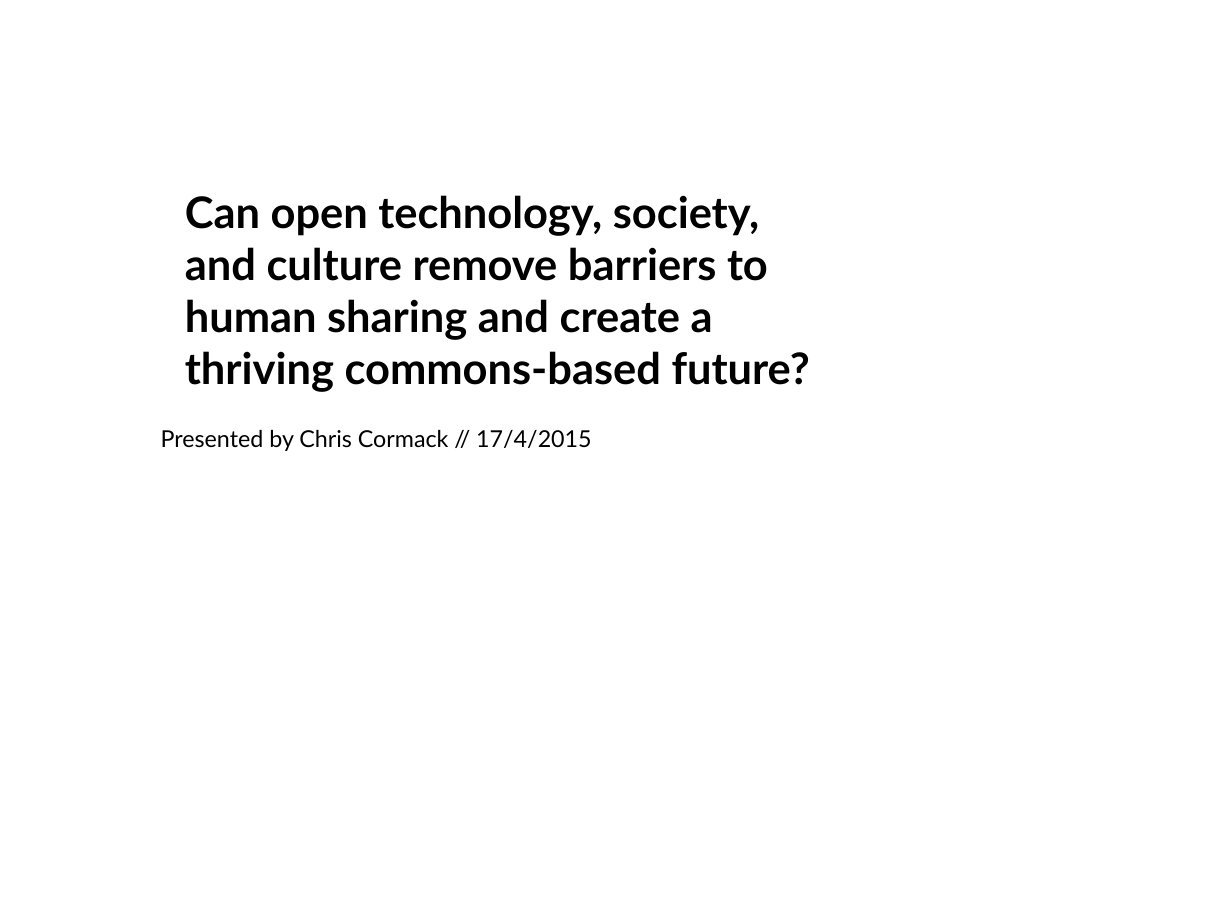
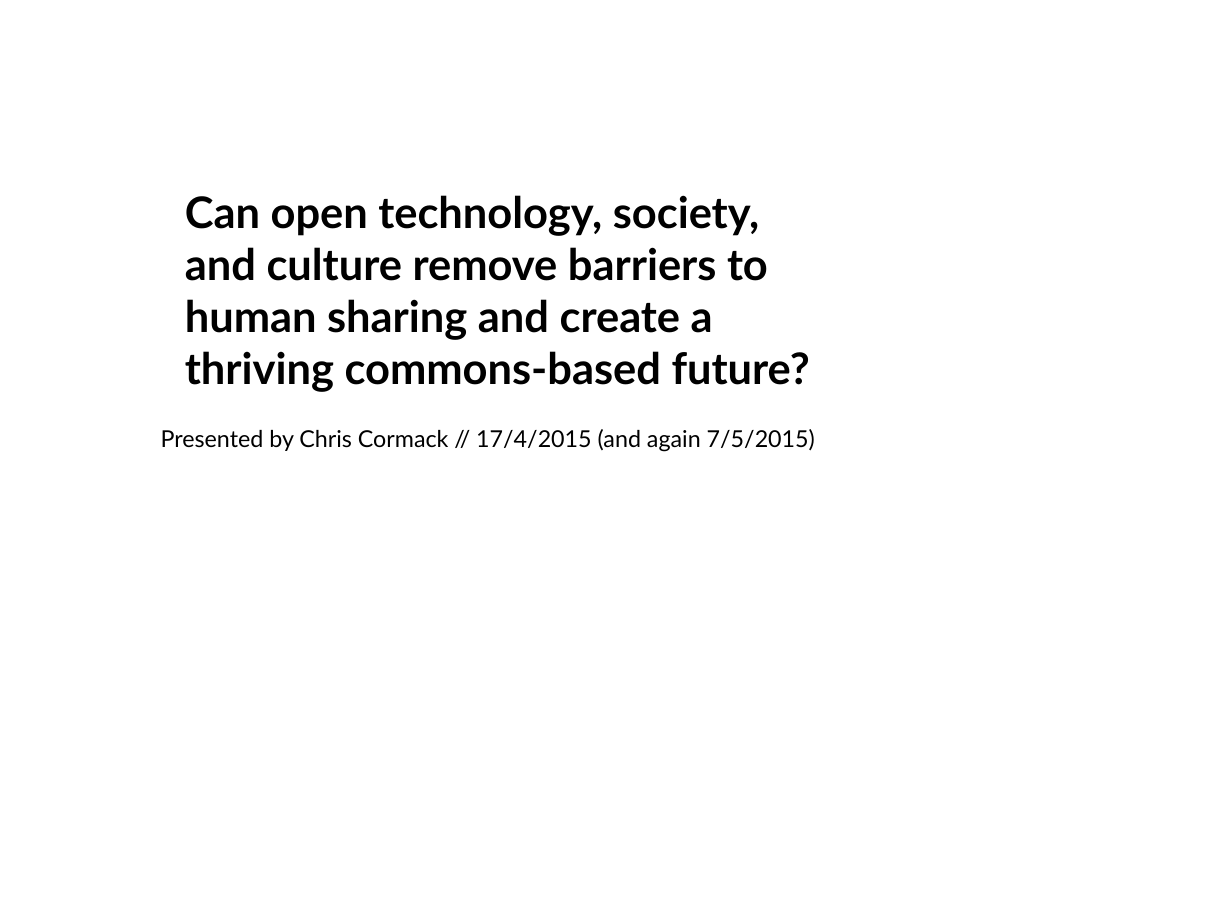
Before and after one commit to ranginui/presentation, a slide deck: slide 1 of opensource_opensociety/osos commons.odp. Drawn at 1232x924 pixels with LibreOffice and Linux fonts; fonts in the diff are those of the drawing; background and template pictures are left out. Boxes give left, top, right and bottom in pixels: in the first picture for what was removed or moved away, otherwise in the second. Text is boxed around its words. In the diff, an @@ line names an element or a change of style, - is before the commit and + after.

```diff
--- a/opensource_opensociety/osos commons.odp
+++ b/opensource_opensociety/osos commons.odp
@@ text at (161,429,815,452): text changed @@
-Presented by Chris Cormack // 17/4/2015
+Presented by Chris Cormack // 17/4/2015 (and again 7/5/2015)
```
Also in this commit, not shown: 1 other file.
